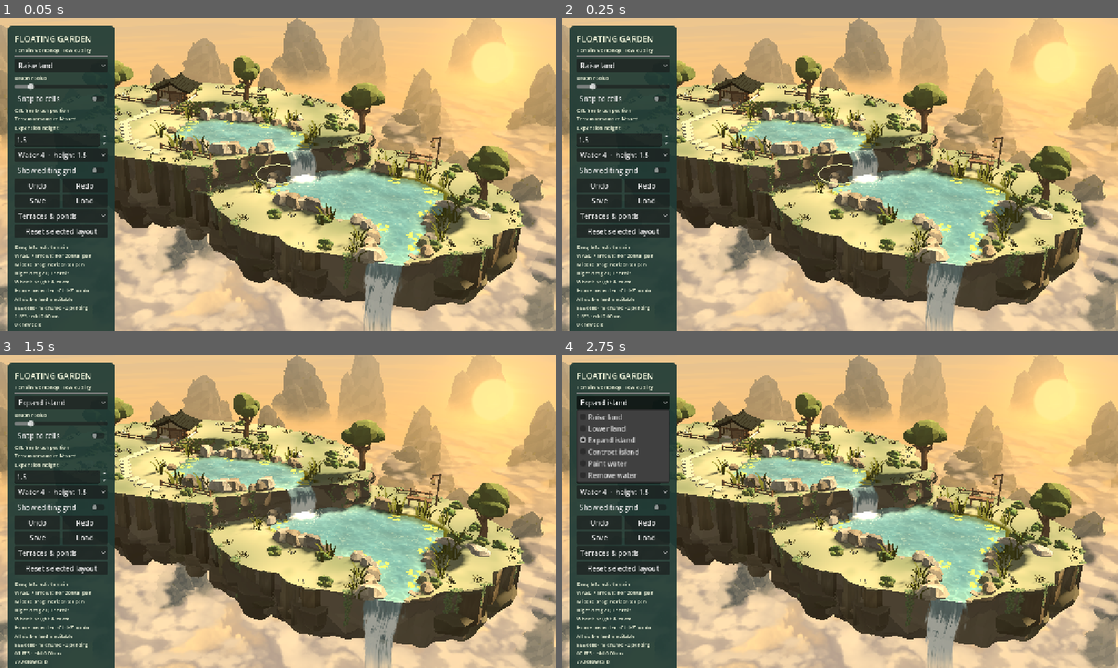
Above: before the commit, frames 1-4 (two rows, left to right).
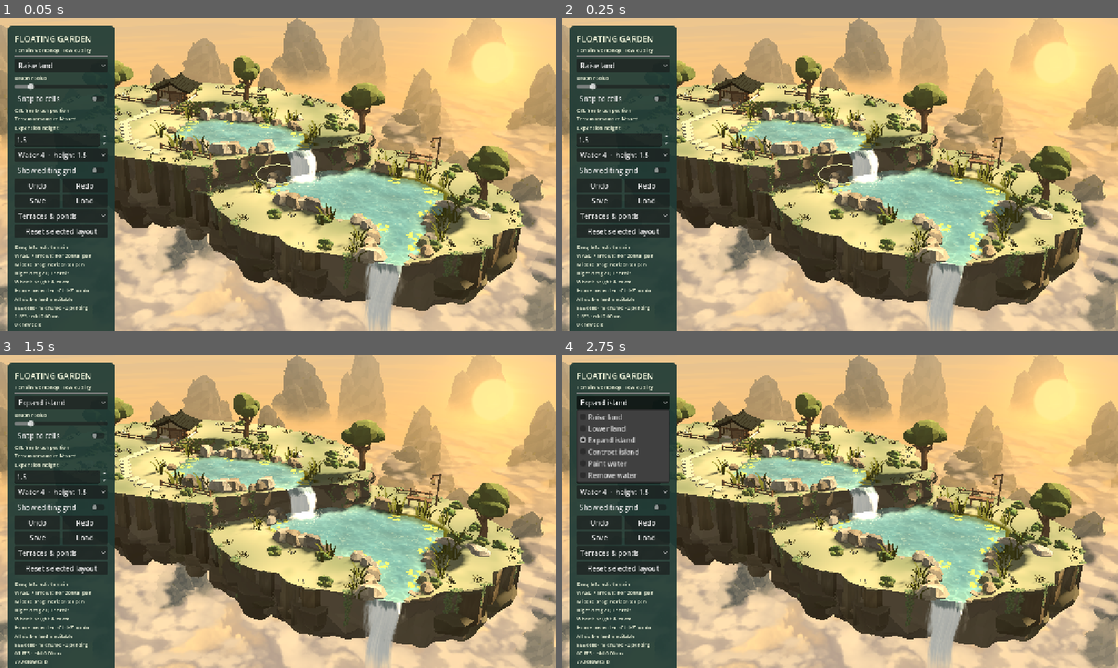
Above: after the commit, the same moments.

Repository: YI1219/Idle_and_incremental_game
Game: Godot game, scene res://scenes/terrain_editor.tscn
Two runs of this game, one before a commit and one after it. Both use one fixed random seed, a clock stepped at 60 frames per second and the inputs below.
Inputs:
- Up to frame 1 (0.05 s): no input
- Up to frame 2 (0.25 s): no input
- Up to frame 3 (1.5 s): click "Raise land" at 0.5 s; click "Snap to cells" at 1.25 s
- Up to frame 4 (2.75 s): click "Expand island" at 2 s

The runs differ from the first frame. In frame 1, 1.0% of the frame differs, in the area x 51-73%, y 42-100%; in frame 2, 0.9%; in frame 3, 1.0%; in frame 4, 0.8%.

Commit message:
Waterfall reads thick and frothy: dense white body, rounded shading, feathered edges, spray veil and end cloud, opaque core hides the rock-end seam
Co-authored-by: YI <YI1219@users.noreply.github.com>

Diff:
--- a/scripts/terrain_editor/contour_terrain.gd
+++ b/scripts/terrain_editor/contour_terrain.gd
@@ -30,6 +30,9 @@
 var _cliff_turf:Dictionary={}
 ## Plunge centres for the renderer's mist; rebuilt with the outlines.
 var splash_points:Array=[]
+## One entry per connected curtain: lip and foot centres, width, outward
+## direction and whether it falls off the island. Feeds the spray veil.
+var fall_veils:Array=[]
 
 func refresh(data:Data)->void:
 	source=data
@@ -37,6 +40,7 @@
 	_chain_constraints.clear()
 	_cliff_turf.clear()
 	splash_points.clear()
+	fall_veils.clear()
 	_cliff_bands.clear()
 	_broad_faces.clear()
 	_profiles.clear()
@@ -700,6 +704,7 @@
 	if _area(loop)<0:return
 	var flow_edges:=_flow_edges(loop,water_y)
 	var impacts:Dictionary={}
+	var veils:Dictionary={}
 	for i in loop.size():
 		var a:=loop[i]
 		var b:=loop[(i+1)%loop.size()]
@@ -774,6 +779,13 @@
 				surfaces.bank.colors[index]=Color(1,1,0,1 if vertex==p+lift or vertex==q+lift else 0)
 		var r:=_fall_point(b,normal_b,water_y,low+.07)
 		var s:=_fall_point(a,normal_a,water_y,low+.07)
+		var veil_key:=Vector3i(flow_edges[i].run,int(sample.get("water",-1)),i if flow_edges[i].width<=0 else -1)
+		if not veils.has(veil_key):veils[veil_key]={"lip":Vector3.ZERO,"foot":Vector3.ZERO,"out":Vector2.ZERO,"weight":0.0,"width":flow_edges[i].width if flow_edges[i].width>0 else a.distance_to(b),"external":sample.is_empty()}
+		var veil_weight:=a.distance_to(b)
+		veils[veil_key].lip+=Vector3((a.x+b.x)*.5,water_y,(a.y+b.y)*.5)*veil_weight
+		veils[veil_key].foot+=(r+s)*.5*veil_weight
+		veils[veil_key].out+=out*veil_weight
+		veils[veil_key].weight+=veil_weight
 		if not sample.is_empty() and sample.water>=0:
 			var center:=(r+s)*.5+Vector3(out.x*.24,.015,out.y*.24)
 			# One connected impact per receiving elevation/run, rather than a
@@ -785,6 +797,11 @@
 			impacts[key].direction+=out*weight
 			impacts[key].weight+=weight
 			impacts[key].samples.append({"center":center,"direction":out,"width":a.distance_to(b)})
+	for key:Vector3i in veils:
+		var veil:Dictionary=veils[key]
+		var weight:float=maxf(.001,veil.weight)
+		if veil.out.length_squared()<.001:continue
+		fall_veils.append({"lip":veil.lip/weight,"foot":veil.foot/weight,"out":veil.out.normalized(),"half_width":veil.width*.5,"external":veil.external})
 	for key:Vector3i in impacts:
 		var impact:Dictionary=impacts[key]
 		var center:Vector3=impact.center/maxf(.001,impact.weight)
--- a/scripts/terrain_editor/terrain_renderer.gd
+++ b/scripts/terrain_editor/terrain_renderer.gd
@@ -162,7 +162,7 @@
 		materials.water.set_shader_parameter("shore_extent",_pending_shore.extent)
 		_pending_shore.clear()
 	props.sync(contours)
-	mist.sync(contours.splash_points)
+	mist.sync(contours.splash_points,contours.fall_veils)
 
 func _exit_tree()->void:_discard_pending()
 
--- a/scripts/terrain_editor/waterfall_mist.gd
+++ b/scripts/terrain_editor/waterfall_mist.gd
@@ -1,6 +1,10 @@
 extends MultiMeshInstance3D
-## Camera-facing spray puffs at each plunge published by ContourTerrain.
+## Camera-facing spray puffs at each plunge published by ContourTerrain, plus
+## a veil along each curtain's sides and foot so falls read as thick white
+## water dissolving into spray. Falls off the island end in a mist cloud.
 const PUFFS_PER_SPLASH := 7
+const MAX_VEIL_PUFFS := 16
+const END_PUFFS := 4
 
 func _init()->void:
 	name="WaterfallMist"
@@ -16,10 +20,8 @@
 	multimesh.use_custom_data=true
 	multimesh.mesh=quad
 
-func sync(splashes:Array)->void:
-	multimesh.instance_count=splashes.size()*PUFFS_PER_SPLASH
-	var bounds:=AABB()
-	var index:=0
+func sync(splashes:Array,veils:Array=[])->void:
+	var puffs:Array=[]
 	for splash:Dictionary in splashes:
 		var center:Vector3=splash.center
 		var out:=Vector3(splash.out.x,0,splash.out.y)
@@ -32,11 +34,50 @@
 			# Puffs hug the curtain foot and drift a short way into the lake.
 			var position:=center+tangent*(a*2.0-1.0)*width*.9+out*lerpf(-.25,.85,b)+Vector3(0,.15+.35*c,0)
 			var size:=lerpf(1.0,1.9,c)*clampf(width/.62,.8,1.6)
-			multimesh.set_instance_transform(index,Transform3D(Basis.from_scale(Vector3.ONE*size),position))
-			multimesh.set_instance_custom_data(index,Color(float(puff)/PUFFS_PER_SPLASH+a*.1,lerpf(.6,1.3,b),0,0))
-			var box:=AABB(position-Vector3.ONE*size*1.4,Vector3.ONE*size*2.8+Vector3(0,1.4,0))
-			bounds=box if index==0 else bounds.merge(box)
-			index+=1
+			puffs.append([position,size,Color(float(puff)/PUFFS_PER_SPLASH+a*.1,lerpf(.6,1.3,b),1.0,0)])
+	for veil:Dictionary in veils:
+		var lip:Vector3=veil.lip
+		var foot:Vector3=veil.foot
+		var out:=Vector3(veil.out.x,0,veil.out.y)
+		var tangent:=Vector3(out.z,0,-out.x)
+		var width:float=veil.half_width
+		var height:=lip.y-foot.y
+		# External curtains fade out a few metres down; their cloud sits there.
+		var reach:=minf(height,4.2) if veil.external else height
+		var count:=clampi(int(reach*1.6+width*1.2),4,MAX_VEIL_PUFFS)
+		for puff in count:
+			var a:=_hash(lip,puff,4)
+			var b:=_hash(lip,puff,5)
+			var c:=_hash(lip,puff,6)
+			var t:=lerpf(.30,1.0,sqrt(b))
+			var drop:=reach*t
+			var along:=lip.lerp(foot,drop/maxf(.001,height))
+			# Most puffs gather at the ragged sides; the rest veil the face.
+			var side:=(1.0 if a>.5 else -1.0)*lerpf(.75,1.15,c) if a<.25 or a>.5 else (a*8.0-3.0)*.6
+			var position:=along+tangent*side*width+out*lerpf(.15,.45,c)
+			var size:=lerpf(.7,1.3,c)*clampf(width/.62,.8,1.5)*lerpf(.8,1.3,t)
+			var opacity:=lerpf(.60,1.0,t)
+			# Negative rise: veil puffs drift down with the falling water.
+			puffs.append([position,size,Color(a+c*.3,-lerpf(.4,.9,b),opacity,0)])
+		if veil.external:
+			# The free fall dissolves into a soft cloud where the sheet fades.
+			for puff in END_PUFFS:
+				var a:=_hash(foot,puff,7)
+				var b:=_hash(foot,puff,8)
+				var c:=_hash(foot,puff,9)
+				var along:=lip.lerp(foot,reach*lerpf(.80,1.05,b)/maxf(.001,height))
+				var position:=along+tangent*(a*2.0-1.0)*width*.8+out*lerpf(.10,.50,c)
+				var size:=lerpf(1.7,2.6,c)*clampf(width/.62,.8,1.6)
+				puffs.append([position,size,Color(a+b*.4,-lerpf(.3,.6,c),1.0,0)])
+	multimesh.instance_count=puffs.size()
+	var bounds:=AABB()
+	for index in puffs.size():
+		var position:Vector3=puffs[index][0]
+		var size:float=puffs[index][1]
+		multimesh.set_instance_transform(index,Transform3D(Basis.from_scale(Vector3.ONE*size),position))
+		multimesh.set_instance_custom_data(index,puffs[index][2])
+		var box:=AABB(position-Vector3.ONE*size*1.4-Vector3(0,1.4,0),Vector3.ONE*size*2.8+Vector3(0,2.8,0))
+		bounds=box if index==0 else bounds.merge(box)
 	custom_aabb=bounds
 
 static func _hash(center:Vector3,puff:int,salt:int)->float:
--- a/shaders/terrain_editor/waterfall.gdshader
+++ b/shaders/terrain_editor/waterfall.gdshader
@@ -51,27 +51,31 @@
 	float fine = strands(vec2(across*26.0,(y+TIME*2.9)*1.1)+vec2(3.1,17.0));
 	// Falling packets: denser white clumps travel down the curtain.
 	float packets = flow_noise(vec2(across*2.6,(y+TIME*3.1)*1.9)+vec2(5.0,1.0));
-	// Water aerates within the first metre and is mostly white below.
-	float base_air = mix(.16,.86,smoothstep(.05,1.5,drop));
-	float air = base_air+(body-.5)*1.15+(fine-.5)*.55+(packets-.5)*.45*accelerate+landing*.55;
-	float white = smoothstep(.38,.78,air);
-	vec3 water = mix(vec3(.36,.52,.57),vec3(.58,.71,.74),body);
+	// A thick aerated body: only the lip is glassy; within a metre the fall
+	// is dense white water with soft grey-blue shading in the grooves.
+	float base_air = mix(.22,1.05,smoothstep(.05,.80,drop));
+	float air = base_air+(body-.5)*.95+(fine-.5)*.35+(packets-.5)*.40*accelerate+landing*.55;
+	float white = smoothstep(.30,.70,air);
+	vec3 water = mix(vec3(.50,.64,.68),vec3(.72,.81,.83),body);
 	// A glassy band follows the lip before the stream breaks up.
 	float lip = 1.0-smoothstep(.02,.32,drop);
-	water = mix(water,vec3(.66,.78,.78),lip*smoothstep(.45,.75,fine)*.55);
-	vec3 color = mix(water,vec3(.93,.95,.93),white);
+	water = mix(water,vec3(.72,.82,.82),lip*smoothstep(.45,.75,fine)*.55);
+	vec3 foam = mix(vec3(.86,.89,.89),vec3(.97,.98,.96),smoothstep(.3,.8,body*.7+fine*.3));
+	vec3 color = mix(water,foam,white);
 	float side = 1.0;
+	float edge = .5;
 	if (COLOR.a<.5) {
-		float edge = min(COLOR.r,1.0-COLOR.r);
-		// Ragged, thinning edges that widen as the stream falls.
-		float ragged = (fine-.5)*.16+(body-.5)*.12;
-		float inset = clamp((.018+min(drop,5.0)*.040+ragged)*inverse_width,0.0,.24);
-		float softness = min(max(.05*inverse_width,fwidth(edge)*1.5),.14);
+		edge = min(COLOR.r,1.0-COLOR.r);
+		// Ragged edges widen as the stream falls and feather into the spray veil.
+		float ragged = (fine-.5)*.16+(body-.5)*.14;
+		float inset = clamp((.012+min(drop,5.0)*.030+ragged)*inverse_width,0.0,.20);
+		float softness = min(max((.10+min(drop,4.0)*.06)*inverse_width,fwidth(edge)*1.5),.22);
 		side = smoothstep(inset,inset+max(softness,.0001),edge);
 	}
-	// Thin water between strands lets the rock behind read through.
-	float opacity = mix(mix(.74,.90,body),.97,white);
-	opacity *= mix(1.0,smoothstep(.10,.42,air),accelerate*.35);
+	// The core is nearly opaque below the lip, so a change of backdrop (rock
+	// ending above open sky) no longer shows through as a seam.
+	float opacity = mix(mix(.76,.92,body),.985,white);
+	opacity *= mix(1.0,smoothstep(.0,.30,air),accelerate*.12);
 	// Grooves follow the strands; screen derivatives reconstruct the same
 	// world-space gradient for every camera.
 	vec3 dx = dFdx(VERTEX);
@@ -82,9 +86,19 @@
 	float relief = body*.6+fine*.4;
 	vec3 gradient = sign(determinant)*(dFdx(relief)*r1+dFdy(relief)*r2);
 	if(abs(determinant)>.00000001) NORMAL = normalize(abs(determinant)*NORMAL-gradient*.035);
+	// Rounded cross-section: normals wrap toward each side so the body shades
+	// as a thick column of water rather than a flat sheet.
+	if (COLOR.a<.5 && abs(determinant)>.00000001) {
+		vec3 across_gradient = sign(determinant)*(dFdx(COLOR.r)*r1+dFdy(COLOR.r)*r2);
+		if (length(across_gradient)>.0000001) {
+			vec3 side_direction = normalize(across_gradient);
+			float wrap = (COLOR.r-.5)*2.0;
+			NORMAL = normalize(NORMAL*sqrt(max(.0,1.0-wrap*wrap*.55))+side_direction*wrap*.75);
+		}
+	}
 	ALBEDO = color;
-	// Aerated water scatters light, so white strands stay bright in shade.
-	EMISSION = vec3(.16,.18,.18)*white+color*.12;
+	// Aerated water scatters light, so white water stays bright in shade.
+	EMISSION = vec3(.30,.31,.31)*white+color*.16;
 	ALPHA = opacity*side;
 	if(COLOR.a<.001) ALPHA*=1.0-smoothstep(3.2,5.5,drop+(body-.5)*1.2);
 	ROUGHNESS = mix(.22,.65,white);
--- a/shaders/terrain_editor/waterfall_mist.gdshader
+++ b/shaders/terrain_editor/waterfall_mist.gdshader
@@ -9,6 +9,7 @@
 uniform sampler2D depth_texture : hint_depth_texture, filter_nearest;
 varying float life;
 varying float seed;
+varying float strength;
 
 float hash_mist(vec2 p){
 	vec3 q=fract(vec3(p.xyx)*.1031);
@@ -23,6 +24,8 @@
 
 void vertex(){
 	seed=INSTANCE_CUSTOM.x;
+	// Plunge puffs rise (positive y); curtain veil puffs drift down with the fall.
+	strength=INSTANCE_CUSTOM.z;
 	life=fract(TIME/cycle_seconds+seed);
 	float size=length(MODEL_MATRIX[0].xyz)*(.70+.65*life);
 	vec3 origin=MODEL_MATRIX[3].xyz+vec3(0.0,rise*life*INSTANCE_CUSTOM.y,0.0);
@@ -40,5 +43,5 @@
 	vec4 scene=INV_PROJECTION_MATRIX*vec4(SCREEN_UV*2.0-1.0,scene_depth,1.0);
 	float contact=clamp((VERTEX.z-scene.z/scene.w)/.45,0.0,1.0);
 	ALBEDO=mist_color;
-	ALPHA=body*fade*contact*opacity;
+	ALPHA=body*fade*contact*opacity*strength;
 }
